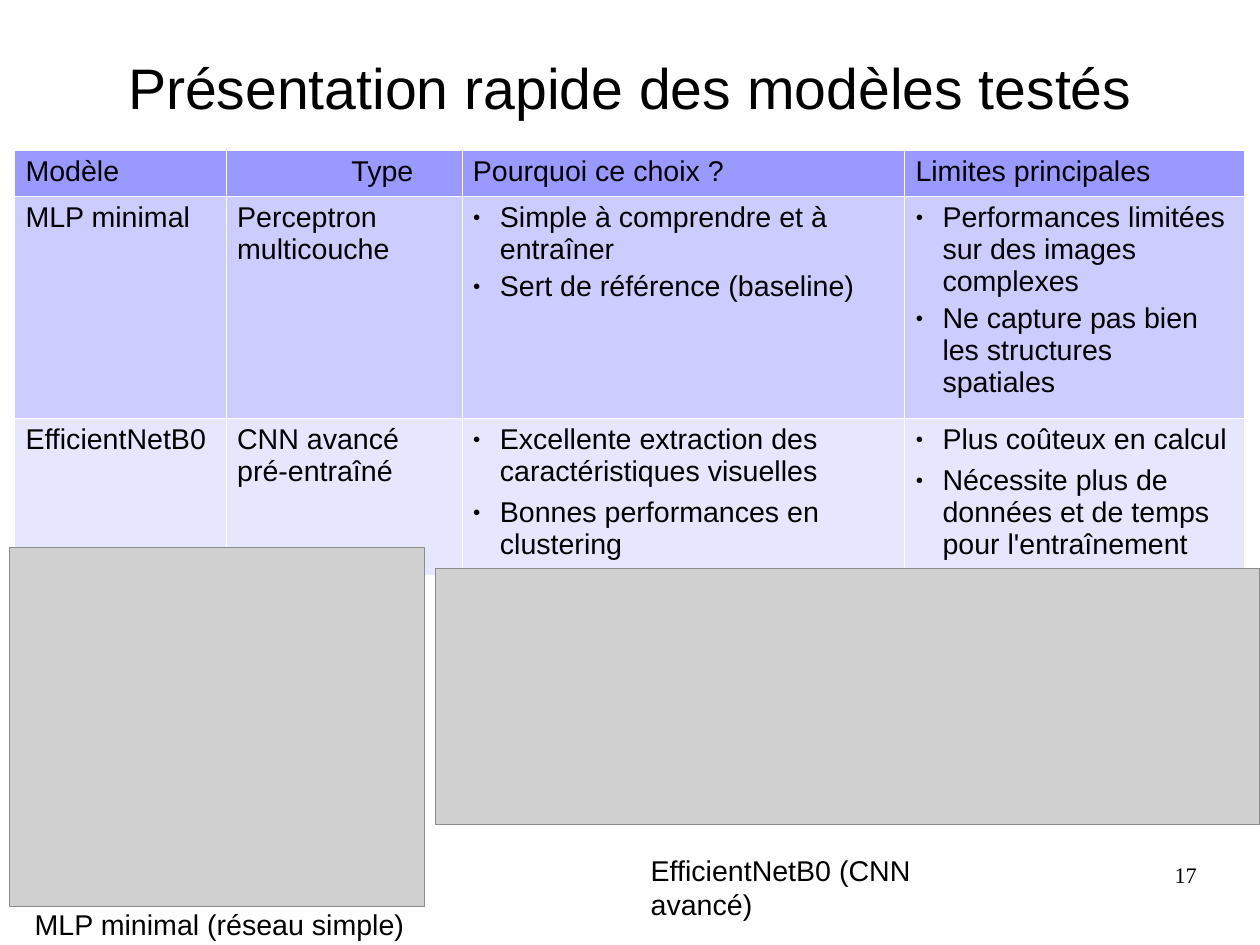
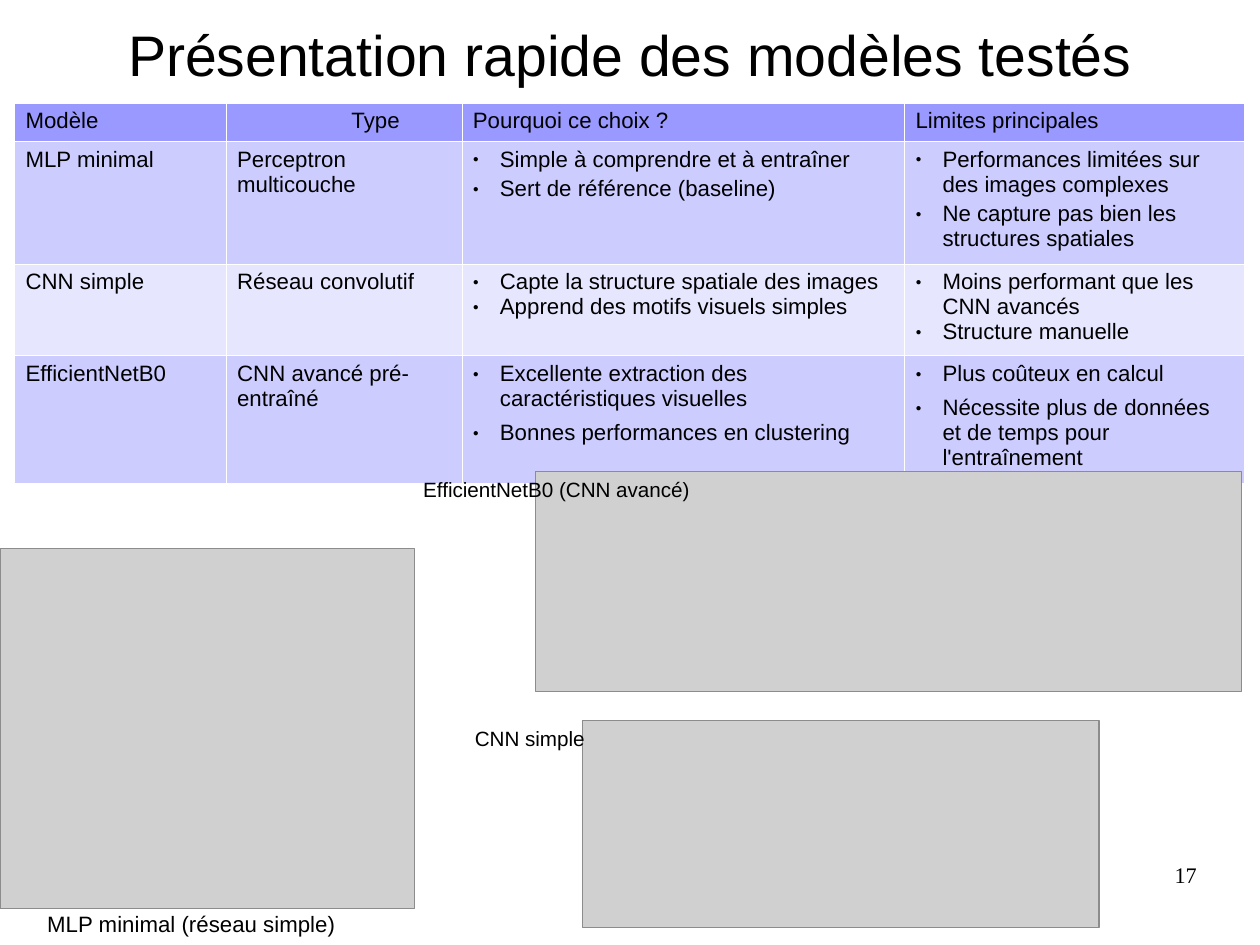
Before and after one commit to JohannaSole/classification-produits, a slide deck: slide 17 of Sole_Johanna_4_presentation_042025.odp. Drawn at 1260x945 pixels with LibreOffice and Linux fonts; fonts in the diff are those of the drawing; grey boxes stand for pictures. Boxes give left, top, right and bottom in pixels: in the first picture for what was removed or moved away, otherwise in the second. Text is boxed around its words. In the diff, an @@ line names an element or a change of style, - is before the commit and + after.

Commit message:
Dernières modifications - Ajout CNN simple

```diff
--- a/Sole_Johanna_4_presentation_042025.odp
+++ b/Sole_Johanna_4_presentation_042025.odp
@@ title "Présentation rapide des modèles testés" moved from (x1=128, y1=67, x2=1131, y2=120) to (x1=128, y1=34, x2=1131, y2=87) @@
@@ table at (x1=14, y1=103, x2=1243, y2=470) @@
+row 3: CNN simple | Réseau convolutif | Capte la structure spatiale des images / Apprend des motifs visuels simples | Moins performant que les CNN avancés / Structure manuelle
@@ table resized from (x1=14, y1=150, x2=1243, y2=564) to (x1=14, y1=103, x2=1243, y2=470) @@
@@ text "EfficientNetB0 (CNN avancé)" moved from (x1=651, y1=860, x2=910, y2=921) to (x1=423, y1=481, x2=689, y2=502) @@
@@ text "EfficientNetB0 (CNN avancé)" at (x1=423, y1=481, x2=689, y2=502): size 18 to 13 pt @@
@@ picture resized from (x1=9, y1=548, x2=424, y2=908) to (x1=535, y1=471, x2=1242, y2=691) @@
@@ picture added at (x1=0, y1=549, x2=415, y2=909) @@
@@ text added at (x1=475, y1=730, x2=585, y2=751), 13 pt, text #000000 @@
+CNN simple
@@ picture resized from (x1=436, y1=568, x2=1260, y2=824) to (x1=583, y1=720, x2=1100, y2=927) @@
@@ text "MLP minimal (réseau simple)" moved from (x1=35, y1=914, x2=404, y2=941) to (x1=47, y1=915, x2=335, y2=937) @@
@@ text "MLP minimal (réseau simple)" at (x1=47, y1=915, x2=335, y2=937): size 18 to 14 pt @@
```
Also in this commit, not shown: 5 other slides changed, 1 slide added, 1 slide removed, 5 other files.
